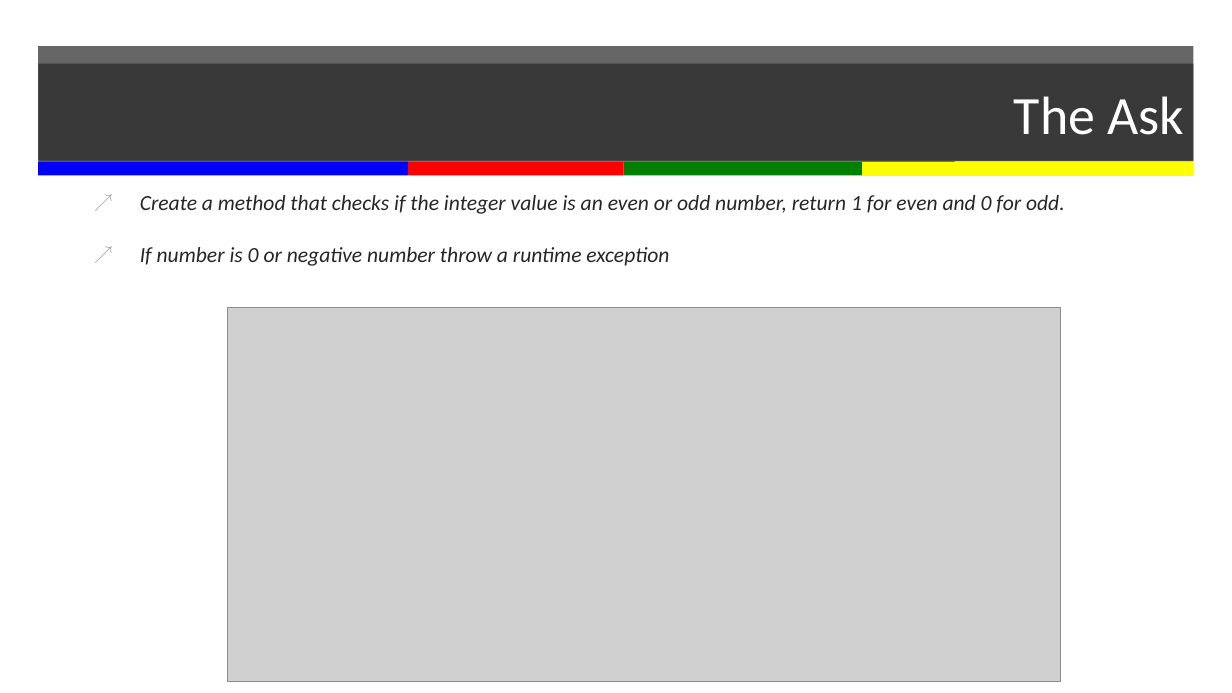
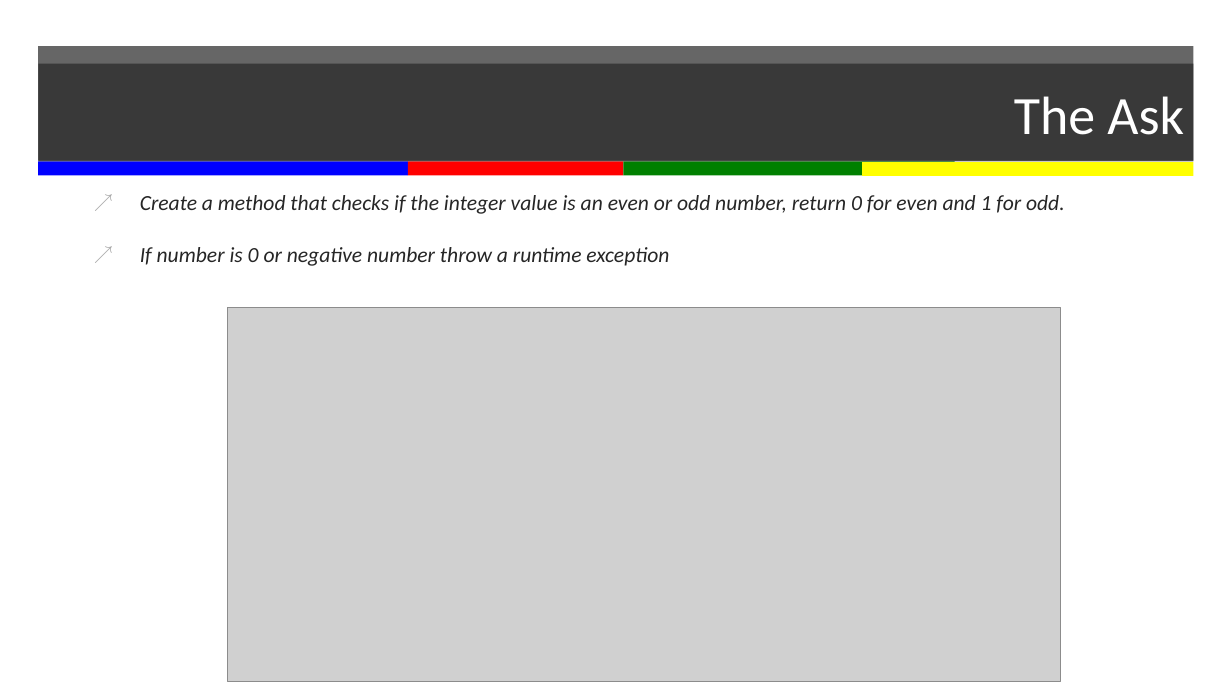
Before and after one commit to davidparry/groovy-spock, a slide deck: slide 4 of presenntation.pptx. Drawn at 1232x693 pixels with LibreOffice and Linux fonts; fonts in the diff are those of the drawing; grey boxes stand for pictures. Boxes give left, top, right and bottom in pixels: in the first picture for what was removed or moved away, otherwise in the second. Text is boxed around its words. In the diff, an @@ line names an element or a change of style, - is before the commit and + after.

Commit message:
fixed wrong instruction 0 for even and 1 for odd now

```diff
--- a/presenntation.pptx
+++ b/presenntation.pptx
@@ text at <box>140,195,1065,214</box>: text changed @@
-↗ Create a method that checks if the integer value is an even or odd number, return 1 for even and 0 for odd.
+↗ Create a method that checks if the integer value is an even or odd number, return 0 for even and 1 for odd.
```
